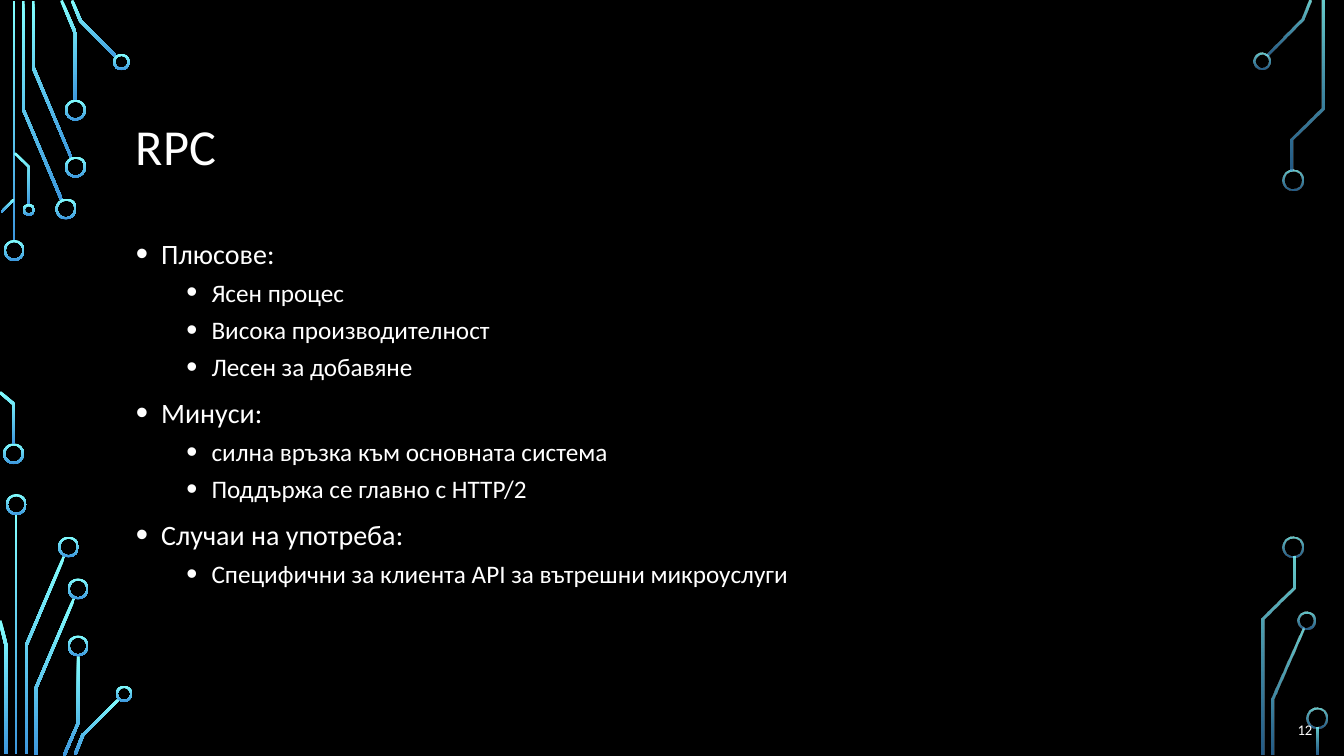
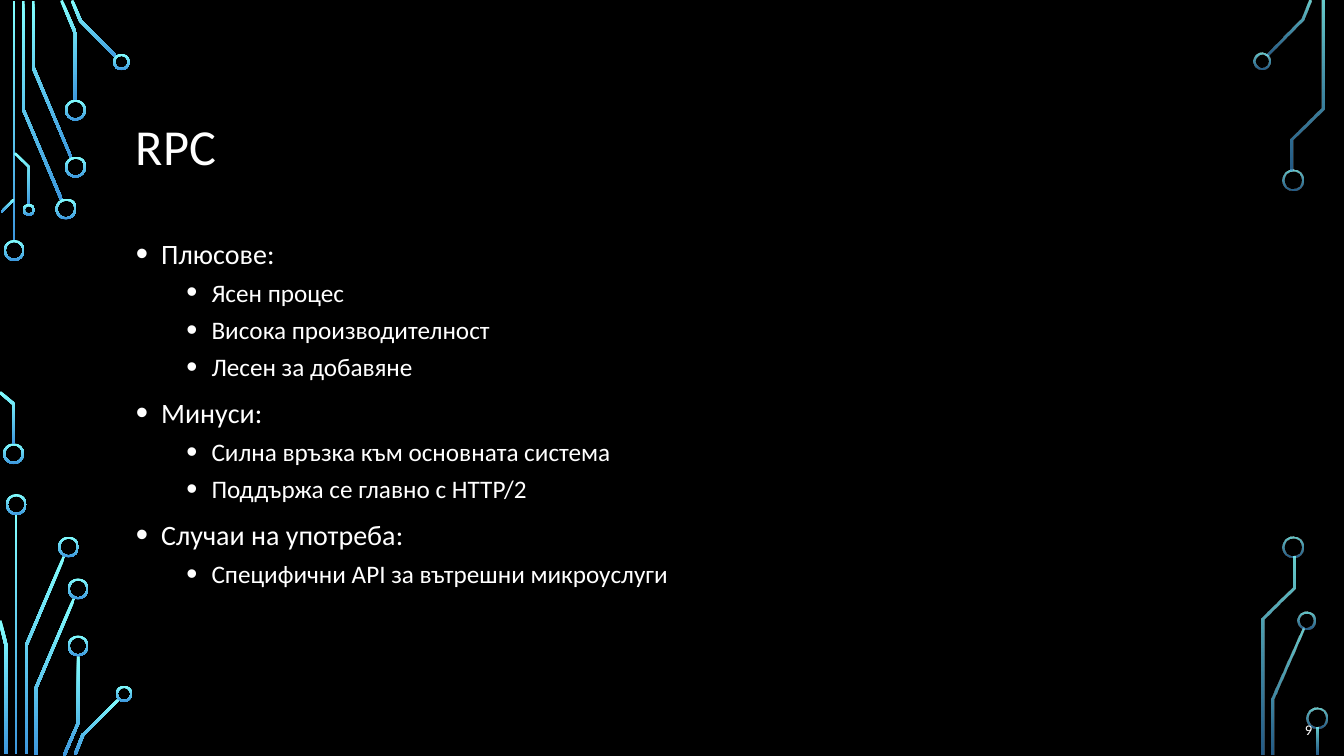
Before and after one commit to profjordanov/doctorate, a slide deck: slide 9 of communications/web_communication_pres.pptx (slide 12 before the commit). Drawn at 1344x756 pixels with LibreOffice and Linux fonts; fonts in the diff are those of the drawing; background and template pictures are left out. Boxes give left, top, right and bottom in pixels: in the first picture for what was removed or moved away, otherwise in the second. Text is boxed around its words. In the diff, an @@ line names an element or a change of style, - is before the commit and + after.

```diff
--- a/communications/web_communication_pres.pptx
+++ b/communications/web_communication_pres.pptx
@@ text at [212, 444, 610, 465]: text changed @@
-  • силна връзка към основната система
+  • Силна връзка към основната система
@@ text at [212, 566, 668, 587]: text changed @@
-  • Специфични за клиента API за вътрешни микроуслуги
+  • Специфични API за вътрешни микроуслуги
@@ page number at [1305, 723, 1312, 735]: text changed @@
-12
+9
```
Also in this commit, not shown: 10 other slides changed, 4 slides added, 8 slides removed.
